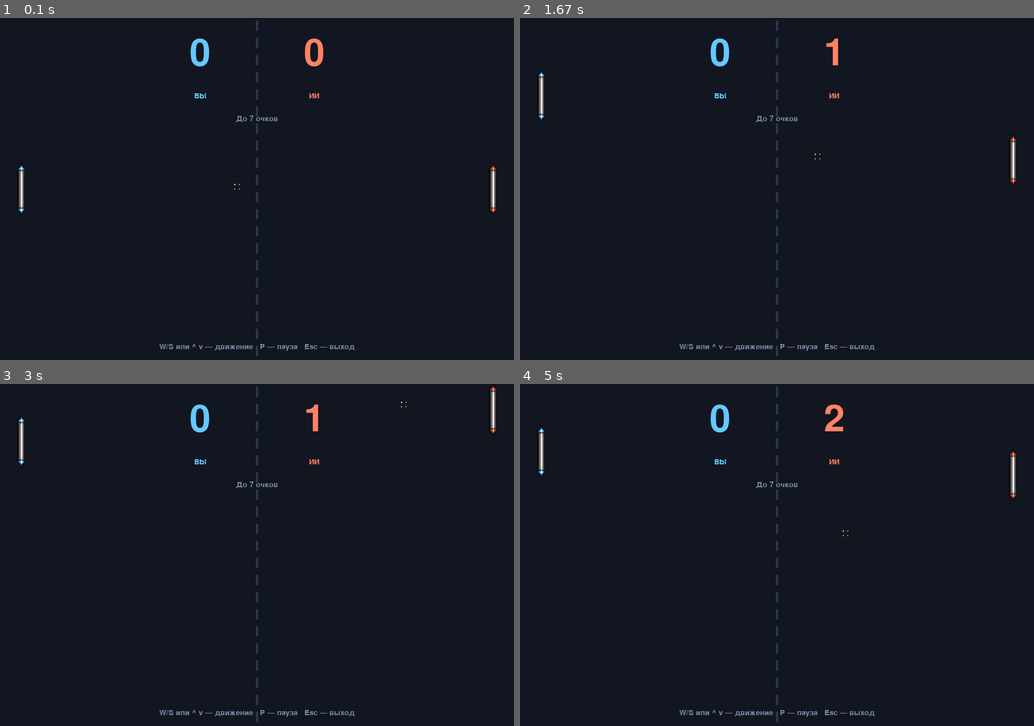
Above: before the commit, frames 1-4 (two rows, left to right).
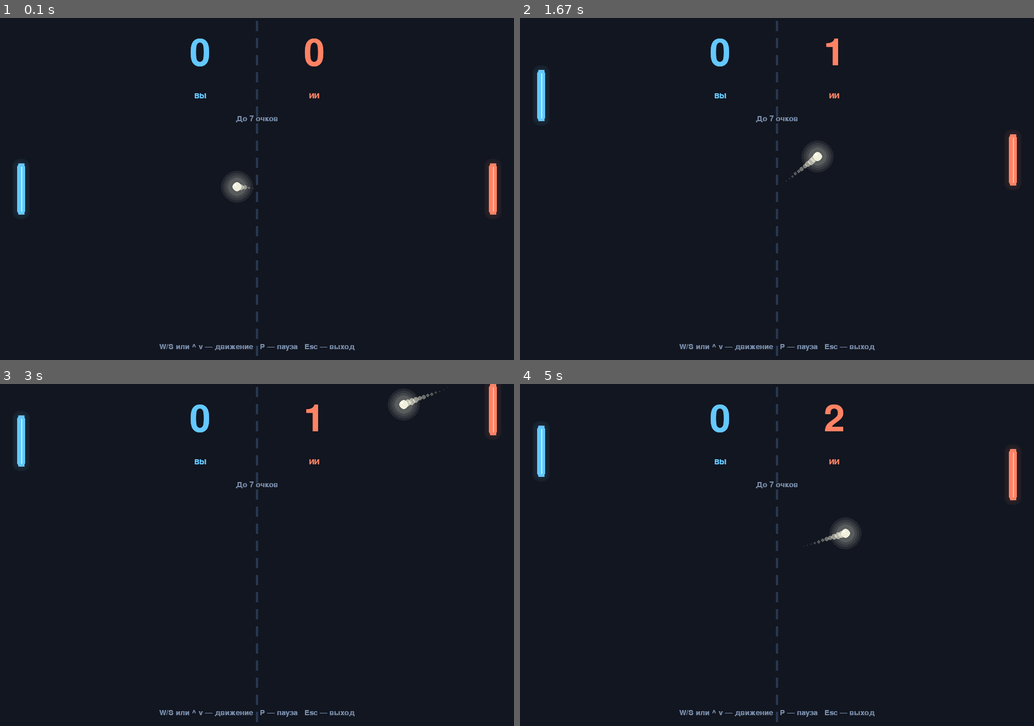
Above: after the commit, the same moments.

Repository: Folombas/PyGame2026
Game: pygame game, started from BunnyOS/pong.py
Two runs of this game, one before a commit and one after it. Both use one fixed random seed, a clock stepped at 60 frames per second and the inputs below.
Inputs:
- Up to frame 1 (0.1 s): no input
- Up to frame 2 (1.67 s): tap Space at 0.33, 0.67 s; hold Up 1-1.47 s; hold Down from 1.5 s (still down)
- Up to frame 3 (3 s): release Down at 1.8 s; hold Up 1.83-2.2 s; hold Down 2.23-2.6 s; hold Up 2.63-2.93 s; hold Down from 2.97 s (still down)
- Up to frame 4 (5 s): release Down at 3.27 s; hold Up 3.3-3.67 s; hold Down 3.7-4.07 s; hold Up 4.1-4.4 s; hold Down 4.43-4.73 s; hold Up from 4.77 s (still down)

The runs differ from the first frame. In frame 1, 1.0% of the frame differs, in the area x 3-97%, y 6-98%; in frame 2, 1.0%; in frame 3, 1.0%; in frame 4, 1.1%.

Commit message:
BunnyOS: Pong - back to procedural (gradient paddles, ball glow, trail)

Diff:
--- a/BunnyOS/pong.py
+++ b/BunnyOS/pong.py
@@ -53,34 +53,11 @@
         self.reset()
 
     def _load_sprites(self):
-        """Загружает и масштабирует спрайты для понга."""
-        try:
-            # Ракетка игрока (синяя, большая)
-            p = pygame.image.load("assets/games/pong/bluepongbig.png").convert_alpha()
-            self.spr_player = pygame.transform.scale(p, (PADDLE_W, PADDLE_H))
-            # Ракетка ИИ (красная, большая)
-            a = pygame.image.load("assets/games/pong/redpongbig.png").convert_alpha()
-            self.spr_ai = pygame.transform.scale(a, (PADDLE_W, PADDLE_H))
-            # Мяч
-            b = pygame.image.load("assets/games/pong/balls.png").convert_alpha()
-            # Берем первую ячейку 8x8 (нужно уточнить, но масштабируем до размера)
-            # Если спрайт-лист, можно обрезать, но для простоты масштабируем весь
-            # Лучше загрузить отдельный спрайт мяча, если он есть.
-            # Пока используем tiles.png или balls.png
-            try:
-                b = pygame.image.load("assets/games/pong/balls.png").convert_alpha()
-                # Предположим, что первый шар в листе - это 8x8
-                if b.get_width() > 32: # Если это лист
-                    rect = pygame.Rect(0, 0, 8, 8) # Пример
-                    sub = pygame.Surface((8,8), pygame.SRCALPHA)
-                    sub.blit(b, (0,0), rect)
-                    b = sub
-            except:
-                pass
-            self.spr_ball = pygame.transform.scale(b, (BALL_SIZE, BALL_SIZE))
-        except Exception as e:
-            print(f"[pong] Не удалось загрузить спрайты: {e}")
-            self.spr_player = self.spr_ai = self.spr_ball = None
+        """Спрайты из паков не подходят по пропорциям — рисуем процедурно."""
+        self.spr_player = None
+        self.spr_ai = None
+        self.spr_ball = None
+
 
     def _load(self, path, vol=0.5):
         try:
@@ -93,6 +70,7 @@
     def reset(self):
         self.player_y = HEIGHT // 2 - PADDLE_H // 2
         self.ai_y = HEIGHT // 2 - PADDLE_H // 2
+        self.ball_trail = []
         self.player_score = 0
         self.ai_score = 0
         self.game_over = False
@@ -108,6 +86,7 @@
         self.ball_vx = math.cos(angle) * speed * direction
         self.ball_vy = math.sin(angle) * speed
         self.ball_speed = speed
+        self.ball_trail = []  # история для шлейфа
 
     def _handle_events(self):
         for e in pygame.event.get():
@@ -151,6 +130,14 @@
         # === Движение мяча ===
         self.ball_x += self.ball_vx * dt
         self.ball_y += self.ball_vy * dt
+
+        # Шлейф — запоминаем последние позиции
+        if not hasattr(self, "ball_trail"):
+            self.ball_trail = []
+        self.ball_trail.append((self.ball_x + BALL_SIZE // 2,
+                                self.ball_y + BALL_SIZE // 2))
+        if len(self.ball_trail) > 12:
+            self.ball_trail.pop(0)
 
         # Отскок от верх/низ
         if self.ball_y <= 0:
@@ -233,28 +220,68 @@
             pygame.draw.rect(self.screen, C_MIDLINE,
                              (WIDTH // 2 - 2, y + 5, 4, 18))
 
-        # Ракетки
-        if self.spr_player:
-            self.screen.blit(self.spr_player, (30, self.player_y))
-        else:
-            pygame.draw.rect(self.screen, C_PLAYER,
-                             (30, self.player_y, PADDLE_W, PADDLE_H),
-                             border_radius=6)
-
-        if self.spr_ai:
-            self.screen.blit(self.spr_ai, (WIDTH - 30 - PADDLE_W, self.ai_y))
-        else:
-            pygame.draw.rect(self.screen, C_AI,
-                             (WIDTH - 30 - PADDLE_W, self.ai_y, PADDLE_W, PADDLE_H),
-                             border_radius=6)
-
-        # Мяч
-        if self.spr_ball:
-            self.screen.blit(self.spr_ball, (self.ball_x, self.ball_y))
-        else:
-            pygame.draw.rect(self.screen, C_BALL,
-                             (self.ball_x, self.ball_y, BALL_SIZE, BALL_SIZE),
-                             border_radius=4)
+        # === Ракетки — процедурные, с градиентом и свечением ===
+        self._draw_paddle(30, self.player_y, C_PLAYER)
+        self._draw_paddle(WIDTH - 30 - PADDLE_W, self.ai_y, C_AI)
+
+        # === Шлейф мяча ===
+        if hasattr(self, "ball_trail"):
+            for i, (tx, ty) in enumerate(self.ball_trail[:-1]):
+                t = (i + 1) / len(self.ball_trail)
+                size = max(2, int(BALL_SIZE * t * 0.9))
+                alpha = int(180 * t)
+                trail = pygame.Surface((size, size), pygame.SRCALPHA)
+                pygame.draw.circle(trail, (*C_BALL, alpha),
+                                   (size // 2, size // 2), size // 2)
+                self.screen.blit(trail, (tx - size // 2, ty - size // 2))
+
+        # === Мяч с ярким свечением ===
+        ball_cx = int(self.ball_x + BALL_SIZE // 2)
+        ball_cy = int(self.ball_y + BALL_SIZE // 2)
+        # Свечение
+        for r in range(BALL_SIZE, BALL_SIZE * 2, 4):
+            glow = pygame.Surface((r * 2, r * 2), pygame.SRCALPHA)
+            a = max(20, 80 - r * 3)
+            pygame.draw.circle(glow, (*C_BALL, a), (r, r), r)
+            self.screen.blit(glow, (ball_cx - r, ball_cy - r))
+        # Ядро
+        pygame.draw.circle(self.screen, C_BALL, (ball_cx, ball_cy), BALL_SIZE // 2)
+        # Блик
+        pygame.draw.circle(self.screen, (255, 255, 255),
+                           (ball_cx - 3, ball_cy - 3), 2)
+
+    def _draw_paddle(self, x, y, color):
+        """Ракетка с градиентом и свечением."""
+        # Свечение (soft glow)
+        glow = pygame.Surface((PADDLE_W + 20, PADDLE_H + 20), pygame.SRCALPHA)
+        for r in range(8, 0, -2):
+            a = 30 - r * 2
+            if a <= 0:
+                continue
+            pygame.draw.rect(glow, (*color, a),
+                             (10 - r, 10 - r, PADDLE_W + r * 2, PADDLE_H + r * 2),
+                             border_radius=12)
+        self.screen.blit(glow, (x - 10, y - 10))
+
+        # Тело ракетки — вертикальный градиент
+        for i in range(PADDLE_H):
+            t = i / PADDLE_H
+            # В центре — ярче
+            bright = 1.0 - abs(t - 0.5) * 0.6
+            r = min(255, int(color[0] * bright + 40))
+            g = min(255, int(color[1] * bright + 40))
+            b = min(255, int(color[2] * bright + 40))
+            pygame.draw.line(self.screen, (r, g, b),
+                             (x + 2, y + i), (x + PADDLE_W - 2, y + i))
+
+        # Скруглённые верх и низ
+        pygame.draw.rect(self.screen, color,
+                         (x, y, PADDLE_W, PADDLE_H), border_radius=7)
+        # Внутренняя полоса (эффект 3D)
+        inner_color = tuple(min(255, c + 60) for c in color)
+        pygame.draw.line(self.screen, inner_color,
+                         (x + PADDLE_W // 2, y + 6),
+                         (x + PADDLE_W // 2, y + PADDLE_H - 6), 2)
 
         # Счёт
         p = self.font_big.render(str(self.player_score), True, C_PLAYER)
